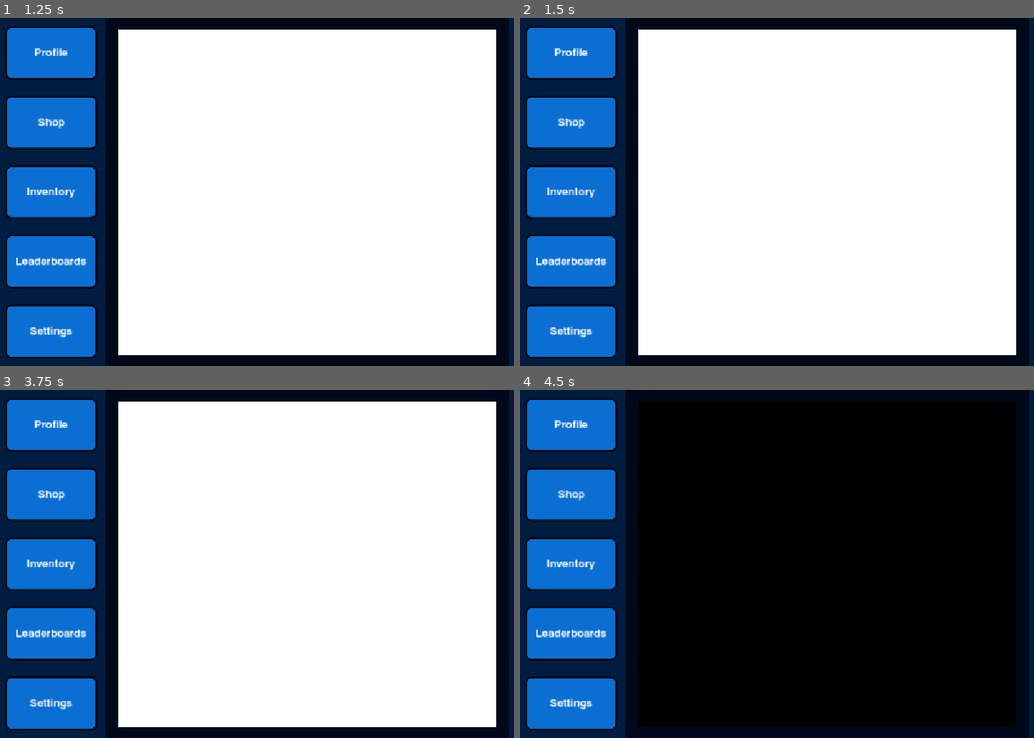
Above: before the commit, frames 1-4 (two rows, left to right).
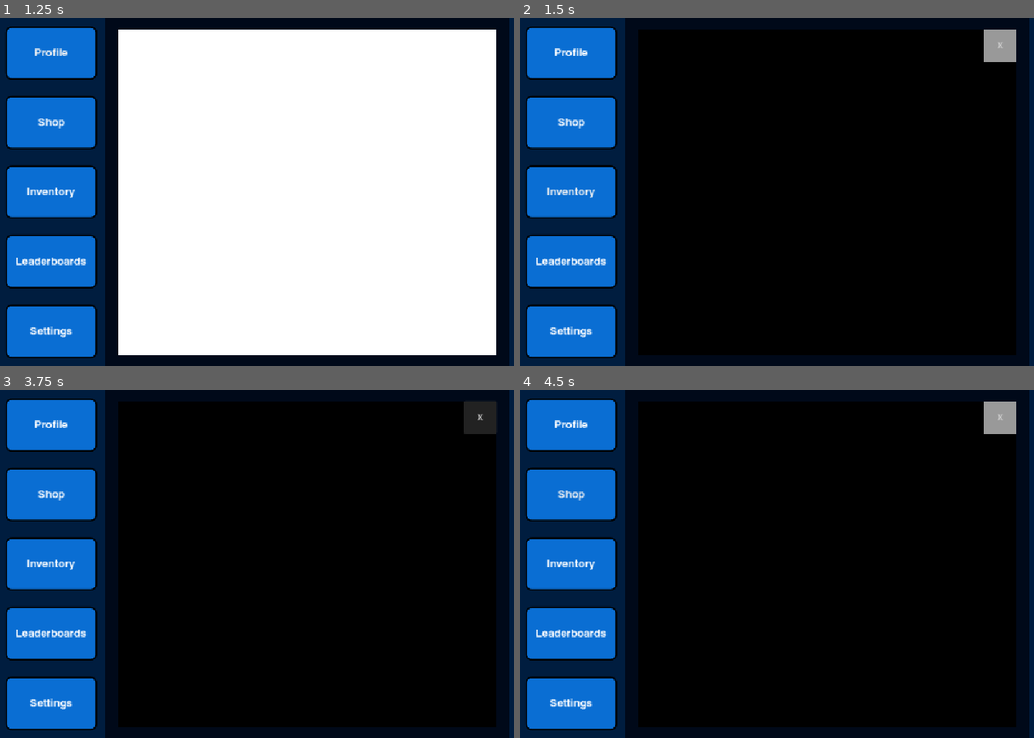
Above: after the commit, the same moments.

Repository: johquendo/math-game
Game: Godot game, scene res://Scenes/home_page.tscn
Same seed, same stepped clock (60 frames per second), same inputs: the game is played once before the commit and once after it. This scene is started directly instead of the project's main scene.
Inputs (mouse positions are in pixels of both pictures, inside the frame that each line leads up to):
- Up to frame 1 (1.25 s): click "Profile" at 0.5 s
- Up to frame 2 (1.5 s): click "Inventory" at 1.25 s
- Up to frame 3 (3.75 s): click "Leaderboards" at 2 s; click "Settings" at 2.75 s; click (478, 417) at 3.5 s, where only the run after the commit has a clickable "X"
- Up to frame 4 (4.5 s): click "Shop" at 4.25 s

Frame 1 is identical in both runs. In frame 2, 69% of the frame differs, in the area x 23-97%, y 3-97%; in frame 3, 69%; in frame 4, 0.6%.

Commit message:
panels sa hud

Diff:
--- a/Godot script/Scenes Script/home_page.gd
+++ b/Godot script/Scenes Script/home_page.gd
@@ -4,10 +4,13 @@
 @onready var right_panel = $HBoxContainer/RightPanel
 @onready var middle_container = $HBoxContainer/MiddleContainer
 @onready var shop_panel = $HBoxContainer/middle_container/ShopPanel
+@onready var shop_exit = $HBoxContainer/middle_container/ShopPanel/ShopButton
+@onready var inventory_panel = $HBoxContainer/middle_container/InventoryPanel
+@onready var leaderboards_panel = $HBoxContainer/MarginContainer/MarginContainer/VBoxContainer/LeaderboardsButton
+@onready var settings_panel = $HBoxContainer/middle_container/SettingsPanel
 
 var left_visible := true
 var right_visible := true
-
 
 func _on_left_button_pressed() -> void:
 	left_visible = !left_visible
@@ -19,3 +22,24 @@
 
 func _on_shop_button_button_down() -> void:
 	shop_panel.visible = true
+
+func _on_shop_exit_button_down() -> void:
+	shop_panel.visible = false
+
+func _on_inventory_button_button_down() -> void:
+	inventory_panel.visible = true
+
+func _on_inventory_exit_button_down() -> void:
+	inventory_panel.visible = false
+
+func _on_leaderboards_button_button_down() -> void:
+	leaderboards_panel.visible = true
+
+func _on_leaderboards_exit_button_down() -> void:
+	leaderboards_panel.visible = false
+
+func _on_settings_button_button_down() -> void:
+	settings_panel.visible = true
+
+func _on_settings_exit_button_down() -> void:
+	settings_panel.visible = false
--- a/Scenes/home_page.tscn
+++ b/Scenes/home_page.tscn
@@ -39,6 +39,8 @@
 [sub_resource type="StyleBoxFlat" id="StyleBoxFlat_3e5ya"]
 bg_color = Color(0, 0, 0, 1)
 
+[sub_resource type="StyleBoxFlat" id="StyleBoxFlat_3uk7k"]
+
 [sub_resource type="StyleBoxFlat" id="StyleBoxFlat_257lx"]
 bg_color = Color(0, 0.113725, 0.247059, 1)
 
@@ -118,7 +120,7 @@
 theme_override_styles/normal = SubResource("StyleBoxFlat_h4cya")
 text = "Shop"
 
-[node name="Button3" type="Button" parent="HBoxContainer/MarginContainer/MarginContainer/VBoxContainer"]
+[node name="InventoryButton" type="Button" parent="HBoxContainer/MarginContainer/MarginContainer/VBoxContainer"]
 custom_minimum_size = Vector2(100, 75)
 layout_mode = 2
 size_flags_vertical = 3
@@ -131,7 +133,7 @@
 theme_override_styles/normal = SubResource("StyleBoxFlat_h4cya")
 text = "Inventory"
 
-[node name="Button4" type="Button" parent="HBoxContainer/MarginContainer/MarginContainer/VBoxContainer"]
+[node name="LeaderboardsButton" type="Button" parent="HBoxContainer/MarginContainer/MarginContainer/VBoxContainer"]
 layout_mode = 2
 size_flags_vertical = 3
 theme_override_colors/font_color = Color(1, 1, 1, 1)
@@ -143,7 +145,7 @@
 theme_override_styles/normal = SubResource("StyleBoxFlat_h4cya")
 text = "Leaderboards"
 
-[node name="Button5" type="Button" parent="HBoxContainer/MarginContainer/MarginContainer/VBoxContainer"]
+[node name="SettingsButton" type="Button" parent="HBoxContainer/MarginContainer/MarginContainer/VBoxContainer"]
 layout_mode = 2
 size_flags_vertical = 3
 theme_override_colors/font_color = Color(1, 1, 1, 1)
@@ -173,6 +175,65 @@
 layout_mode = 2
 theme_override_styles/panel = SubResource("StyleBoxFlat_3e5ya")
 
+[node name="ShopExit" type="Button" parent="HBoxContainer/middle_container/ShopPanel"]
+layout_mode = 1
+anchors_preset = 1
+anchor_left = 1.0
+anchor_right = 1.0
+offset_left = -61.0
+offset_bottom = 61.0
+grow_horizontal = 0
+theme_override_styles/normal = SubResource("StyleBoxFlat_3uk7k")
+text = "X"
+
+[node name="InventoryPanel" type="Panel" parent="HBoxContainer/middle_container"]
+visible = false
+layout_mode = 2
+theme_override_styles/panel = SubResource("StyleBoxFlat_3e5ya")
+
+[node name="InventoryExit" type="Button" parent="HBoxContainer/middle_container/InventoryPanel"]
+layout_mode = 1
+anchors_preset = 1
+anchor_left = 1.0
+anchor_right = 1.0
+offset_left = -61.0
+offset_bottom = 61.0
+grow_horizontal = 0
+theme_override_styles/normal = SubResource("StyleBoxFlat_3uk7k")
+text = "X"
+
+[node name="LeaderboardsPanel" type="Panel" parent="HBoxContainer/middle_container"]
+visible = false
+layout_mode = 2
+theme_override_styles/panel = SubResource("StyleBoxFlat_3e5ya")
+
+[node name="LeaderboardsExit" type="Button" parent="HBoxContainer/middle_container/LeaderboardsPanel"]
+layout_mode = 1
+anchors_preset = 1
+anchor_left = 1.0
+anchor_right = 1.0
+offset_left = -61.0
+offset_bottom = 61.0
+grow_horizontal = 0
+theme_override_styles/normal = SubResource("StyleBoxFlat_3uk7k")
+text = "X"
+
+[node name="SettingsPanel" type="Panel" parent="HBoxContainer/middle_container"]
+visible = false
+layout_mode = 2
+theme_override_styles/panel = SubResource("StyleBoxFlat_3e5ya")
+
+[node name="SettingsExit" type="Button" parent="HBoxContainer/middle_container/SettingsPanel"]
+layout_mode = 1
+anchors_preset = 1
+anchor_left = 1.0
+anchor_right = 1.0
+offset_left = -61.0
+offset_bottom = 61.0
+grow_horizontal = 0
+theme_override_styles/normal = SubResource("StyleBoxFlat_3uk7k")
+text = "X"
+
 [node name="MarginContainer2" type="MarginContainer" parent="HBoxContainer"]
 layout_mode = 2
 theme_override_constants/margin_left = 0
@@ -188,3 +249,10 @@
 theme_override_styles/panel = SubResource("StyleBoxFlat_257lx")
 
 [connection signal="button_down" from="HBoxContainer/MarginContainer/MarginContainer/VBoxContainer/ShopButton" to="." method="_on_shop_button_button_down"]
+[connection signal="button_down" from="HBoxContainer/MarginContainer/MarginContainer/VBoxContainer/InventoryButton" to="." method="_on_inventory_button_button_down"]
+[connection signal="button_down" from="HBoxContainer/MarginContainer/MarginContainer/VBoxContainer/LeaderboardsButton" to="." method="_on_leaderboards_button_button_down"]
+[connection signal="button_down" from="HBoxContainer/MarginContainer/MarginContainer/VBoxContainer/SettingsButton" to="." method="_on_settings_button_button_down"]
+[connection signal="button_down" from="HBoxContainer/middle_container/ShopPanel/ShopExit" to="." method="_on_shop_exit_button_down"]
+[connection signal="button_down" from="HBoxContainer/middle_container/InventoryPanel/InventoryExit" to="." method="_on_inventory_exit_button_down"]
+[connection signal="button_down" from="HBoxContainer/middle_container/LeaderboardsPanel/LeaderboardsExit" to="." method="_on_leaderboards_exit_button_down"]
+[connection signal="button_down" from="HBoxContainer/middle_container/SettingsPanel/SettingsExit" to="." method="_on_settings_exit_button_down"]
--- /dev/null
+++ b/Scenes/log_in_case.tscn
@@ -0,0 +1,190 @@
+[gd_scene load_steps=9 format=3 uid="uid://c06x8hl87tspc"]
+
+[ext_resource type="FontFile" uid="uid://docxxo2smmwtj" path="res://Fonts/Helvetica-Bold.ttf" id="1_6lr8g"]
+[ext_resource type="Texture2D" uid="uid://cirigx8w17xfk" path="res://Images/game_logo.png" id="2_8nqcu"]
+
+[sub_resource type="StyleBoxFlat" id="StyleBoxFlat_16quy"]
+bg_color = Color(0, 0.0352941, 0.0980392, 1)
+
+[sub_resource type="StyleBoxFlat" id="StyleBoxFlat_xxp7a"]
+bg_color = Color(1, 1, 1, 1)
+border_color = Color(0, 0, 0, 1)
+border_blend = true
+
+[sub_resource type="StyleBoxFlat" id="StyleBoxFlat_v5olu"]
+bg_color = Color(1, 1, 1, 1)
+border_width_left = 3
+border_width_top = 3
+border_width_right = 3
+border_width_bottom = 3
+border_color = Color(0, 0, 0, 1)
+border_blend = true
+
+[sub_resource type="StyleBoxFlat" id="StyleBoxFlat_6scy4"]
+bg_color = Color(1, 1, 1, 1)
+border_width_left = 3
+border_width_top = 3
+border_width_right = 3
+border_width_bottom = 3
+border_color = Color(0, 0, 0, 1)
+border_blend = true
+
+[sub_resource type="StyleBoxFlat" id="StyleBoxFlat_8xh6s"]
+bg_color = Color(0.0392157, 0.431373, 0.827451, 1)
+
+[sub_resource type="StyleBoxFlat" id="StyleBoxFlat_hyg8m"]
+bg_color = Color(0.0392157, 0.431373, 0.827451, 1)
+
+[node name="Control" type="Control"]
+layout_mode = 3
+anchors_preset = 15
+anchor_right = 1.0
+anchor_bottom = 1.0
+grow_horizontal = 2
+grow_vertical = 2
+
+[node name="MainBackground" type="Panel" parent="."]
+layout_mode = 1
+anchors_preset = 15
+anchor_right = 1.0
+anchor_bottom = 1.0
+grow_horizontal = 2
+grow_vertical = 2
+theme_override_styles/panel = SubResource("StyleBoxFlat_16quy")
+
+[node name="LogInContainer" type="Panel" parent="MainBackground"]
+layout_mode = 1
+anchors_preset = 8
+anchor_left = 0.5
+anchor_top = 0.5
+anchor_right = 0.5
+anchor_bottom = 0.5
+offset_left = -301.0
+offset_top = -283.0
+offset_right = 301.0
+offset_bottom = 272.0
+grow_horizontal = 2
+grow_vertical = 2
+theme_override_styles/panel = SubResource("StyleBoxFlat_xxp7a")
+
+[node name="InputContainer" type="VBoxContainer" parent="MainBackground/LogInContainer"]
+layout_mode = 1
+anchors_preset = 8
+anchor_left = 0.5
+anchor_top = 0.5
+anchor_right = 0.5
+anchor_bottom = 0.5
+offset_left = -271.0
+offset_top = -191.5
+offset_right = 271.0
+offset_bottom = -38.5
+grow_horizontal = 2
+grow_vertical = 2
+theme_override_constants/separation = 10
+
+[node name="Username" type="LineEdit" parent="MainBackground/LogInContainer/InputContainer"]
+layout_mode = 2
+size_flags_vertical = 3
+theme_override_colors/font_placeholder_color = Color(0.317711, 0.317711, 0.317711, 1)
+theme_override_font_sizes/font_size = 30
+theme_override_styles/normal = SubResource("StyleBoxFlat_v5olu")
+placeholder_text = "Username"
+
+[node name="Password" type="LineEdit" parent="MainBackground/LogInContainer/InputContainer"]
+layout_mode = 2
+size_flags_vertical = 3
+theme_override_colors/font_placeholder_color = Color(0.317647, 0.317647, 0.317647, 1)
+theme_override_font_sizes/font_size = 30
+theme_override_styles/normal = SubResource("StyleBoxFlat_6scy4")
+placeholder_text = "Password"
+
+[node name="InputContainer2" type="VBoxContainer" parent="MainBackground/LogInContainer"]
+layout_mode = 1
+anchors_preset = 8
+anchor_left = 0.5
+anchor_top = 0.5
+anchor_right = 0.5
+anchor_bottom = 0.5
+offset_left = -271.0
+offset_top = -29.5
+offset_right = 271.0
+offset_bottom = 123.5
+grow_horizontal = 2
+grow_vertical = 2
+
+[node name="Button" type="Button" parent="MainBackground/LogInContainer/InputContainer2"]
+layout_mode = 2
+size_flags_vertical = 3
+theme_override_font_sizes/font_size = 30
+theme_override_styles/normal = SubResource("StyleBoxFlat_8xh6s")
+text = "Log In"
+
+[node name="Button2" type="Button" parent="MainBackground/LogInContainer/InputContainer2"]
+layout_mode = 2
+size_flags_vertical = 3
+theme_override_font_sizes/font_size = 30
+theme_override_styles/normal = SubResource("StyleBoxFlat_hyg8m")
+text = "Sign Up"
+
+[node name="PlatformButtons" type="HBoxContainer" parent="MainBackground/LogInContainer"]
+layout_mode = 0
+offset_left = 30.0
+offset_top = 450.0
+offset_right = 572.0
+offset_bottom = 514.0
+theme_override_constants/separation = 5
+alignment = 1
+
+[node name="Google" type="Button" parent="MainBackground/LogInContainer/PlatformButtons"]
+layout_mode = 2
+size_flags_horizontal = 3
+theme_override_font_sizes/font_size = 30
+text = "Google"
+
+[node name="Button2" type="Button" parent="MainBackground/LogInContainer/PlatformButtons"]
+layout_mode = 2
+size_flags_horizontal = 3
+theme_override_font_sizes/font_size = 30
+text = "Apple"
+
+[node name="LogInText" type="RichTextLabel" parent="MainBackground/LogInContainer"]
+layout_mode = 1
+anchors_preset = 5
+anchor_left = 0.5
+anchor_right = 0.5
+offset_left = -176.0
+offset_top = 25.0
+offset_right = -39.0
+offset_bottom = 74.0
+grow_horizontal = 2
+theme_override_colors/default_color = Color(0, 0, 0, 1)
+theme_override_fonts/normal_font = ExtResource("1_6lr8g")
+theme_override_font_sizes/normal_font_size = 45
+text = "Log In"
+
+[node name="orText" type="RichTextLabel" parent="MainBackground/LogInContainer"]
+layout_mode = 1
+anchors_preset = 7
+anchor_left = 0.5
+anchor_top = 1.0
+anchor_right = 0.5
+anchor_bottom = 1.0
+offset_left = -18.5
+offset_top = -157.0
+offset_right = 18.5
+offset_bottom = -101.0
+grow_horizontal = 2
+grow_vertical = 0
+theme_override_colors/default_color = Color(0, 0, 0, 1)
+theme_override_font_sizes/normal_font_size = 35
+text = "or"
+
+[node name="GameLogo" type="TextureRect" parent="MainBackground"]
+modulate = Color(1, 1, 1, 0.960784)
+layout_mode = 0
+offset_left = 265.0
+offset_top = 5.0
+offset_right = 431.0
+offset_bottom = 171.0
+texture = ExtResource("2_8nqcu")
+expand_mode = 1
Not shown: 1 places in Scenes/home_page.tscn that only renumber resources
